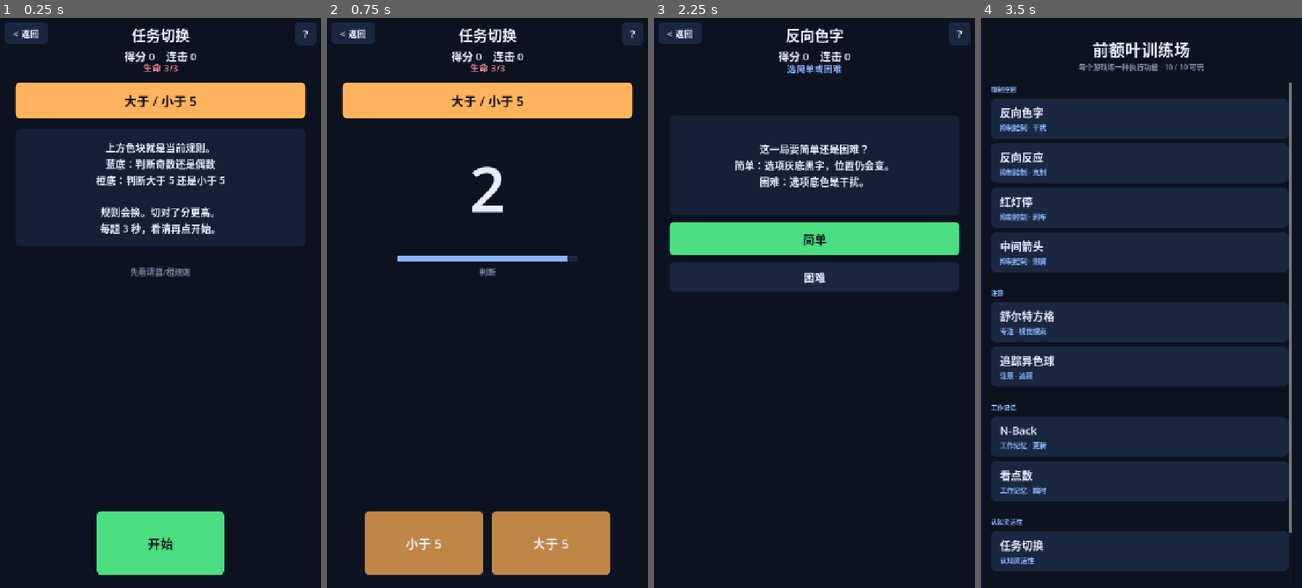
Above: before the commit, frames 1-4 (left to right).
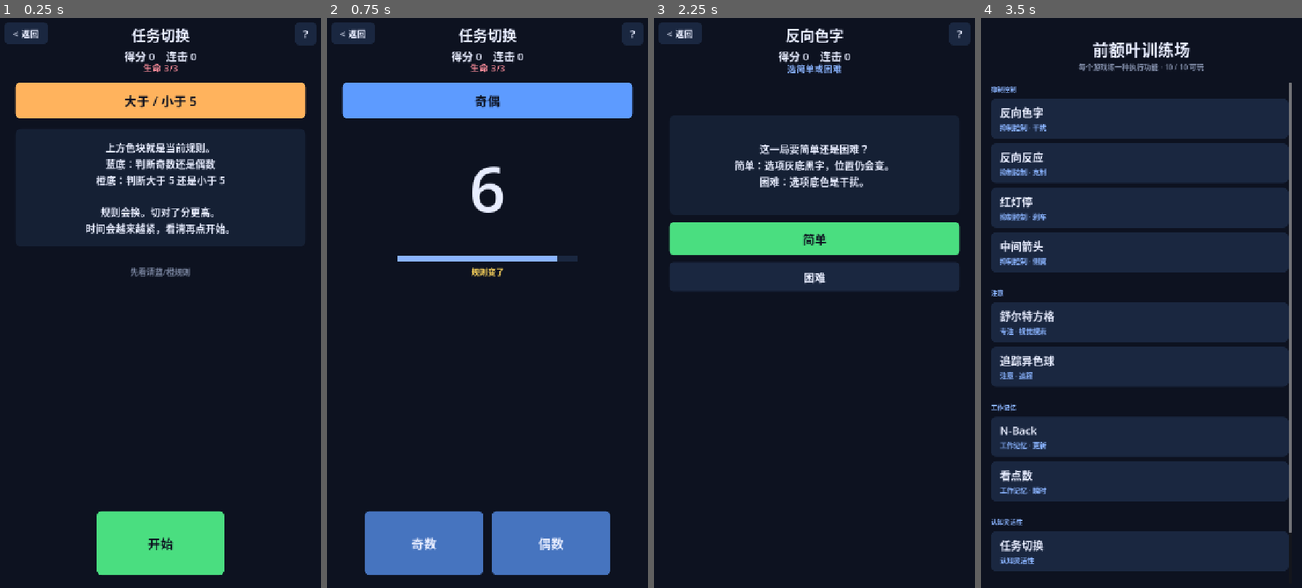
Above: after the commit, the same moments.

Repository: JeffGu98/PrefrontalCortexGame
Game: Godot game, scene res://scenes/Switch.tscn
The game is run twice, just before and just after one commit, with the same random seed, the same clock (stepped at 60 frames per second) and the same inputs. This scene is started directly instead of the project's main scene.
Inputs (mouse positions are in pixels of both pictures, inside the frame that each line leads up to):
- Up to frame 1 (0.25 s): no input
- Up to frame 2 (0.75 s): click "开始" at 0.5 s
- Up to frame 3 (2.25 s): click "< 返回" at 1.25 s; click (811, 120) at 2.02 s
- Up to frame 4 (3.5 s): click "< 返回" at 2.75 s

The runs differ from the first frame. In frame 1, 0.6% of the frame differs, in the area x 26-72%, y 35-39%; in frame 2, 15%, in the area x 4-96%, y 11-98%; in frame 3, less than 0.1%; in frame 4, nothing differs.

Commit message:
Tighten GoNoGo, Dots, and Switch pacing for v1.2 feel
GoNoGo: shorter gaps (0.35–0.6s), Go≈62%, flip after 6–9 corrects,
display time ramps 1.0→0.55 with streak.
Dots: short reveal on correct (0.7s), long on wrong (1.8s), clear 0.2s.
Switch: trial time 1.6→0.9 with streak, switches every 1–3 trials.

Bump version to 1.2.0.

Diff:
--- a/project.godot
+++ b/project.godot
@@ -11,7 +11,7 @@
 [application]
 
 config/name="前额叶训练场"
-config/version="1.1.11"
+config/version="1.2.0"
 run/main_scene="res://scenes/Hub.tscn"
 config/features=PackedStringArray("4.7", "Mobile")
 config/icon="res://icon.png"
--- a/scripts/Dots.gd
+++ b/scripts/Dots.gd
@@ -11,8 +11,9 @@
 const COUNT_MAX_START := 12
 const SCORE_EXACT := 10
 const SCORE_CLOSE := 5
-const FEEDBACK_TIME := 1.8
-const CLEAR_TIME := 0.5
+const FEEDBACK_TIME_CORRECT := 0.7
+const FEEDBACK_TIME_WRONG := 1.8
+const CLEAR_TIME := 0.2
 const BEST_PATH := "user://dots_best.cfg"
 const MAX_DIGITS := 3
 const KEYPAD_COLS := 3
@@ -407,7 +408,7 @@
 	flash_bar.visible = false
 	_tint_panel(Color("#152034"))
 	phase = Phase.FEEDBACK
-	feedback_left = FEEDBACK_TIME
+	feedback_left = FEEDBACK_TIME_CORRECT if error == 0 else FEEDBACK_TIME_WRONG
 	_update_hud()
 
 
--- a/scripts/GoNoGo.gd
+++ b/scripts/GoNoGo.gd
@@ -4,13 +4,15 @@
 
 const LIVES := 3
 const DISPLAY_TIME := 1.0
-const GAP_MIN := 0.9
-const GAP_MAX := 1.4
+const DISPLAY_TIME_MIN := 0.55
+const GAP_MIN := 0.35
+const GAP_MAX := 0.6
 const READY_TIME := 1.0
 const RULE_TIME := 1.2
-const GO_RATIO := 0.75
+const GO_RATIO := 0.62
 const MAX_GO_STREAK := 4
-const FLIP_AFTER := 10
+const FLIP_AFTER_MIN := 6
+const FLIP_AFTER_MAX := 9
 const SCORE_GO := 10
 const SCORE_NOGO := 15
 const BEST_PATH := "user://gonogo_best.cfg"
@@ -29,6 +31,8 @@
 var reversed := false
 var consecutive_go := 0
 var corrects_since_flip := 0
+var flip_at := 6
+var current_display := DISPLAY_TIME
 
 var score_label: Label
 var lives_label: Label
@@ -45,7 +49,7 @@
 
 func _init() -> void:
 	title_text = "反向反应"
-	help_text = "圆出现之后再决定点不点。点圆或底部「点」都可以。\n默认：绿圆要点，红圆不要点。点中绿圆得 10 分，红圆忍住得 15 分。\n点了不该点的、或该点却没点，都扣一命。连对多次后规则会反转，看顶部色块上的「点 / 停」。"
+	help_text = "圆出现之后再决定点不点。点圆或底部「点」都可以。\n默认：绿圆要点，红圆不要点。点中绿圆得 10 分，红圆忍住得 15 分。\n点了不该点的、或该点却没点，都扣一命。连对大约 6–9 次后规则会反转，看顶部色块上的「点 / 停」。连对时圆出现得更短。"
 
 
 func _build_game() -> void:
@@ -186,6 +190,8 @@
 	reversed = false
 	consecutive_go = 0
 	corrects_since_flip = 0
+	flip_at = randi_range(FLIP_AFTER_MIN, FLIP_AFTER_MAX)
+	current_display = DISPLAY_TIME
 	phase = Phase.READY
 	phase_left = READY_TIME
 	stim_btn.visible = false
@@ -235,7 +241,8 @@
 	timer_bar.size.x = timer_track.size.x
 	timer_bar.color = Color("#8ab4ff")
 	phase = Phase.STIM
-	phase_left = DISPLAY_TIME
+	current_display = maxf(DISPLAY_TIME_MIN, lerpf(DISPLAY_TIME, DISPLAY_TIME_MIN, clampf(float(streak) / 10.0, 0.0, 1.0)))
+	phase_left = current_display
 	_set_hint("出现了", Color("#7f8ba6"))
 	_update_hud()
 
@@ -284,6 +291,7 @@
 func _begin_rule_change() -> void:
 	reversed = not reversed
 	corrects_since_flip = 0
+	flip_at = randi_range(FLIP_AFTER_MIN, FLIP_AFTER_MAX)
 	consecutive_go = 0
 	stim_btn.visible = false
 	timer_track.visible = false
@@ -310,7 +318,7 @@
 	_set_hint("%s  +%d" % [reason, points], Color("#4ade80"))
 	_burst_feedback("%s  +%d" % [reason, points], Color("#4ade80"))
 	_update_hud()
-	if corrects_since_flip >= FLIP_AFTER:
+	if corrects_since_flip >= flip_at:
 		_begin_rule_change()
 	else:
 		_begin_gap()
@@ -340,7 +348,7 @@
 		return
 	phase_left -= delta
 	if phase == Phase.STIM:
-		var ratio := clampf(phase_left / DISPLAY_TIME, 0.0, 1.0)
+		var ratio := clampf(phase_left / maxf(current_display, 0.001), 0.0, 1.0)
 		timer_bar.size.x = timer_track.size.x * ratio
 		timer_bar.color = Color("#ff5d73") if ratio < 0.25 else Color("#8ab4ff")
 		if phase_left <= 0.0:
--- a/scripts/Switch.gd
+++ b/scripts/Switch.gd
@@ -3,7 +3,8 @@
 
 
 const LIVES := 3
-const TRIAL_TIME := 3.0
+const TRIAL_TIME_START := 1.6
+const TRIAL_TIME_MIN := 0.9
 const INTER_TRIAL := 0.35
 const READY_TIME := 1.0
 const SCORE_REPEAT := 10
@@ -26,7 +27,8 @@
 var stay_left := 3
 var is_switch := false
 var number := 1
-var trial_time_left := TRIAL_TIME
+var current_trial_time := TRIAL_TIME_START
+var trial_time_left := TRIAL_TIME_START
 var waiting := false
 var trial_id := 0
 
@@ -47,7 +49,7 @@
 
 func _init() -> void:
 	title_text = "任务切换"
-	help_text = "中央出现 1–9 的数字（没有 5）。上方色块是当前规则：蓝=奇偶，橙=大于/小于 5。\n按规则点对应按钮。规则会不时切换；切对了分更高。\n每题 3 秒，点错或超时扣命。"
+	help_text = "中央出现 1–9 的数字（没有 5）。上方色块是当前规则：蓝=奇偶，橙=大于/小于 5。\n按规则点对应按钮。规则会不时切换；切对了分更高。\n每题开局约 1.6 秒，连对会更快；点错或超时扣命。"
 
 
 func _build_game() -> void:
@@ -113,7 +115,7 @@
 	brief_panel.add_theme_stylebox_override("panel", style)
 	add_child(brief_panel)
 	brief_label = _make_label(
-		"上方色块就是当前规则。\n蓝底：判断奇数还是偶数\n橙底：判断大于 5 还是小于 5\n\n规则会换。切对了分更高。\n每题 3 秒，看清再点开始。",
+		"上方色块就是当前规则。\n蓝底：判断奇数还是偶数\n橙底：判断大于 5 还是小于 5\n\n规则会换。切对了分更高。\n时间会越来越紧，看清再点开始。",
 		22,
 		Color("#e8edff")
 	)
@@ -196,7 +198,7 @@
 	lives = LIVES
 	streak = 0
 	rule = ODD_EVEN if randf() < 0.5 else HIGH_LOW
-	stay_left = randi_range(2, 4)
+	stay_left = randi_range(1, 3)
 	is_switch = false
 	waiting = false
 	phase = Phase.READY
@@ -224,12 +226,13 @@
 		return
 	waiting = false
 	phase = Phase.PLAY
-	trial_time_left = TRIAL_TIME
+	current_trial_time = maxf(TRIAL_TIME_MIN, lerpf(TRIAL_TIME_START, TRIAL_TIME_MIN, clampf(float(streak) / 10.0, 0.0, 1.0)))
+	trial_time_left = current_trial_time
 	is_switch = false
 	stay_left -= 1
 	if stay_left <= 0:
 		rule = HIGH_LOW if rule == ODD_EVEN else ODD_EVEN
-		stay_left = randi_range(2, 4)
+		stay_left = randi_range(1, 3)
 		is_switch = true
 	number = randi_range(1, 4) if randf() < 0.5 else randi_range(6, 9)
 	number_label.text = str(number)
@@ -316,7 +319,7 @@
 	if phase != Phase.PLAY or waiting:
 		return
 	trial_time_left -= delta
-	var ratio := clampf(trial_time_left / TRIAL_TIME, 0.0, 1.0)
+	var ratio := clampf(trial_time_left / maxf(current_trial_time, 0.001), 0.0, 1.0)
 	timer_bar.size.x = timer_track.size.x * ratio
 	timer_bar.color = Color("#ff5d73") if ratio < 0.25 else Color("#8ab4ff")
 	if trial_time_left <= 0.0:
